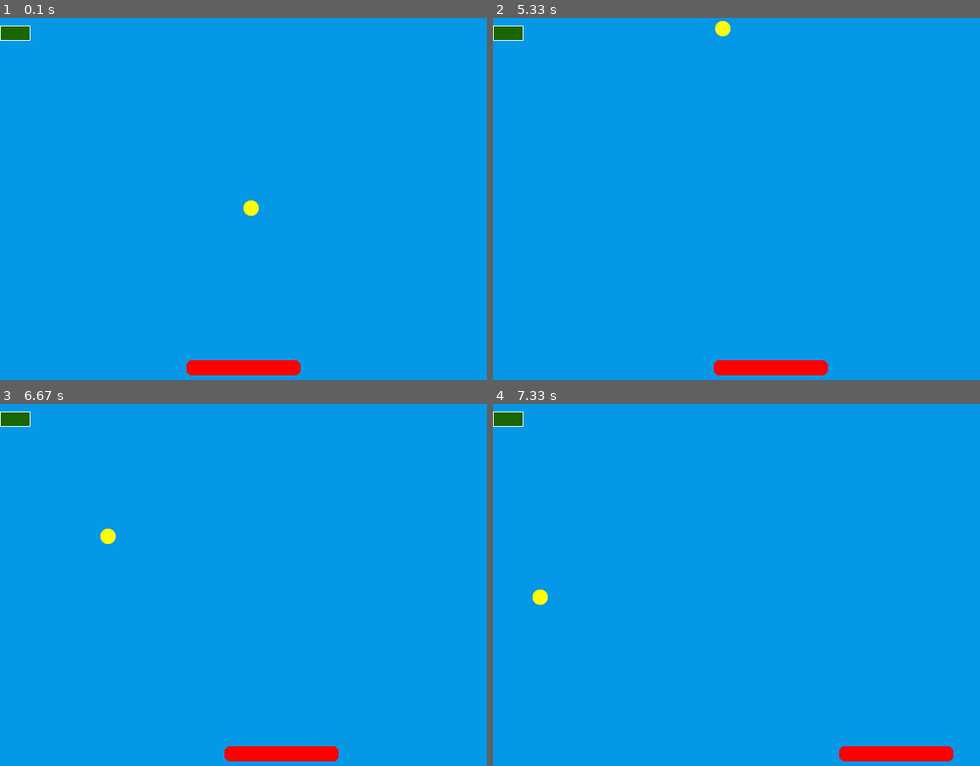
Above: before the commit, frames 1-4 (two rows, left to right).
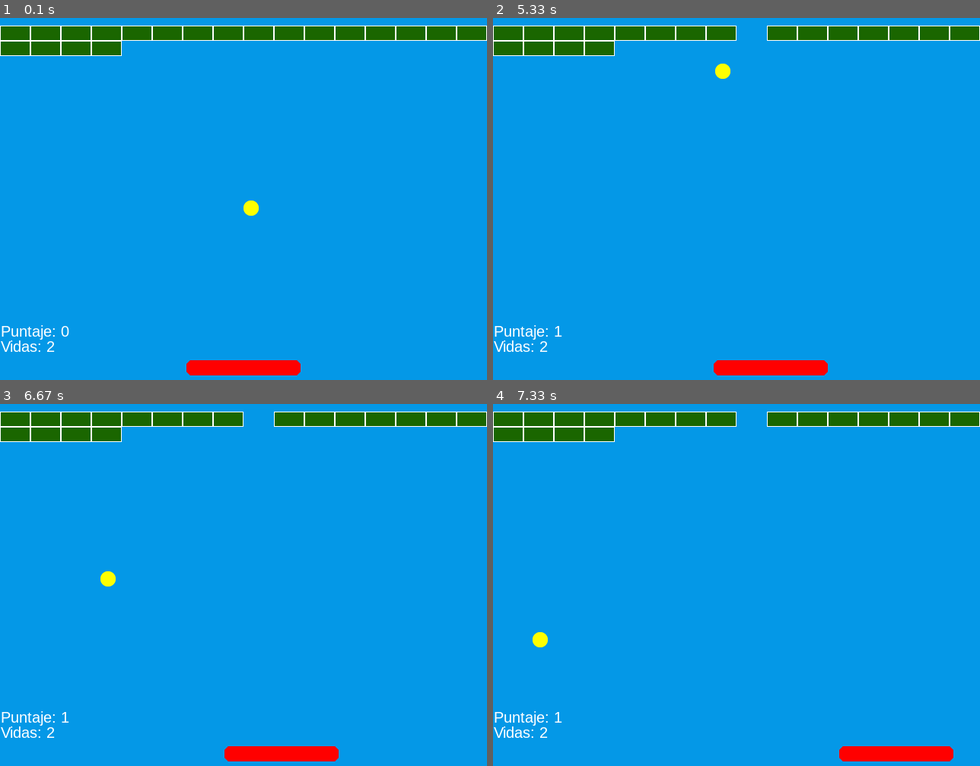
Above: after the commit, the same moments.

Repository: JuanAstaiza/VideoGames
Game: pygame game, started from Python/Pygame/atari.py
The game is run twice, just before and just after one commit, with the same random seed, the same clock (stepped at 60 frames per second) and the same inputs.
Inputs:
- Up to frame 1 (0.1 s): type "1 (at the terminal prompt)" at 0 s
- Up to frame 2 (5.33 s): hold Right 0.33-0.8 s; hold Right 0.83-1.3 s; hold Left 1.33-1.87 s; hold Left 1.9-2.3 s; hold Right 2.33-2.97 s; hold Left 3-3.47 s; hold Right 3.5-3.97 s; hold Right 4-4.47 s; hold Left 4.5-5.03 s; hold Left from 5.07 s (still down)
- Up to frame 3 (6.67 s): release Left at 5.47 s; hold Right 5.5-6.13 s; hold Left 6.17-6.63 s
- Up to frame 4 (7.33 s): hold Right 6.67-7.13 s; hold Right from 7.17 s (still down)

The runs differ from the first frame. In frame 1, 5.3% of the frame differs, in the area x 0-100%, y 2-93%; in frame 2, 5.2%; in frame 3, 5.2%; in frame 4, 5.2%.

Commit message:
Clase 15-10-2021 Vidas.

Diff:
--- a/Python/Pygame/atari.py
+++ b/Python/Pygame/atari.py
@@ -1,12 +1,14 @@
 '''
     Devloper: JuanAstaiza
-    Date: 30-Sep-2021
+    Date: 15-Oct-2021
     Description:
         Desarrollo de la version 1.0 de un video juego de atari
 '''
 
 #Importar librerias
 import sys
+import time
+import os
 import pygame
 
 pygame.init()
@@ -78,9 +80,42 @@
                 posX = 0
                 posY += brick.rect.height
 
-##################################################################################################
-
-
+def game_over():
+    msg = "Perdiste. Vuelve a intentarlo"
+    txt_color = (63,74,106)
+    txt_style = pygame.font.SysFont('Arial',40) #(Tipo de letra,Tamaño)
+    txt_screen = txt_style.render(msg,True,txt_color)
+    txt_screen_rect = txt_screen.get_rect()
+    txt_screen_rect.center = [WIDTH/2,HEIGHT/2]
+    screen.blit(txt_screen,txt_screen_rect)
+    pygame.display.flip()
+    print("perdiste")
+    time.sleep(1)
+    sys.exit()
+
+def set_score():
+    label = "Puntaje: "
+    txt_style = pygame.font.SysFont('Arial',20) #(Tipo de letra,Tamaño)
+    text_color = (255,255,255)
+    text =label + str(score).zfill(1)
+    txt_screen= txt_style.render(text,True,text_color)
+    txt_screen_rect = txt_screen.get_rect()
+    txt_screen_rect.topleft = [1,400]
+    screen.blit(txt_screen,txt_screen_rect)
+
+def set_lives():
+    label = "Vidas: "
+    text_color = (255,255,255)
+    txt_style = pygame.font.SysFont('Arial',20) #(Tipo de letra,Tamaño)
+    text  = label + str(player_lives).zfill(1)
+    txt_screen= txt_style.render(text,True,text_color)
+    # txt_screen= txt_style.render(label + str(player_lives).zfill(1),True,text_color)
+    txt_screen_rect = txt_screen.get_rect()
+    txt_screen_rect.topleft = [1,420]
+    screen.blit(txt_screen,txt_screen_rect)
+
+
+##################################################################################################
 
 #General settings
 WIDTH = 640
@@ -99,11 +134,44 @@
 
 ball = Ball()
 player = Bar()
-totalBricks=int(input("Digita la cantidad de ladrillos a generar: "))
-wall = Wall(totalBricks)
+
+print(":::::::::::::::::::::::::::")
+print("Menu nivel del juego")
+print(":::::::::::::::::::::::::::")
+print("1. Nivel Normal")
+print("2. Nivel Intermedio")
+print("3. Nivel Avanzado")
+print("4. Salir")
+print("")
+status = True
+while status:
+    opt=int(input("Seleccione el nivel: "))
+    if opt>=1 and opt<=4:
+        status = False
+
+if opt==1:
+    ladrillos=20
+elif opt==2:
+    ladrillos=100
+elif opt==3:
+    ladrillos=200
+elif opt==4:
+    print("Has salido del juego")
+    os.system("pause")
+    sys.exit()
+else:
+    print("Opcion invalida.")
+    os.system("pause")
+    sys.exit()
+
+wall = Wall(ladrillos)
+
+#wall = Wall(112)
+score = 0
+player_lives = 2
+
 
 #Loop (Revisión cíclica de los eventos) => Listener
-
 while True:
     game_clock.tick(60)
     for event in pygame.event.get():
@@ -125,8 +193,7 @@
     if pygame.sprite.collide_rect(ball,player):  #Player is the bar.
          ball.speed[1]=-ball.speed[1]
 
-    # Collisions between ball and wall (bricks)Destroy bricks
-
+    # Collisions between ball and wall (bricks)Destroy bricks (Destruir ladrillos)
     #sprite el objeto principal. balon Accionar
     #group el objeto que se va a chocar  los ladrillos.
 
@@ -141,11 +208,23 @@
             # Afectamos trayectoria
             ball.speed[1] = -ball.speed[1]
         wall.remove(brink)
-
+        score = score + 1  #score+=1
+
+    #Llamar la función game over cuando la bola  toque el piso
+
+    if ball.rect.bottom >= HEIGHT:
+        player_lives = player_lives-1 #player_lives-=1
+        #game_over();
+        #print(":::: PERDISTE ::::")
+    if player_lives==0:
+        game_over()
 
 
     #set Background Color
     screen.fill(BG_COLOR)
+    set_score()
+
+    set_lives()
     #Draw de la ball
     screen.blit(ball.img_ball, ball.rect)
     #Draw de la bar
--- /dev/null
+++ b/Python/Scripts_python/function.py
@@ -0,0 +1,6 @@
+def sumar(x = 0,y = 0):
+    sum = x + y
+    return sum
+a = 12
+b = 8
+print("LA SUMA ES: ",sumar(a,b))
